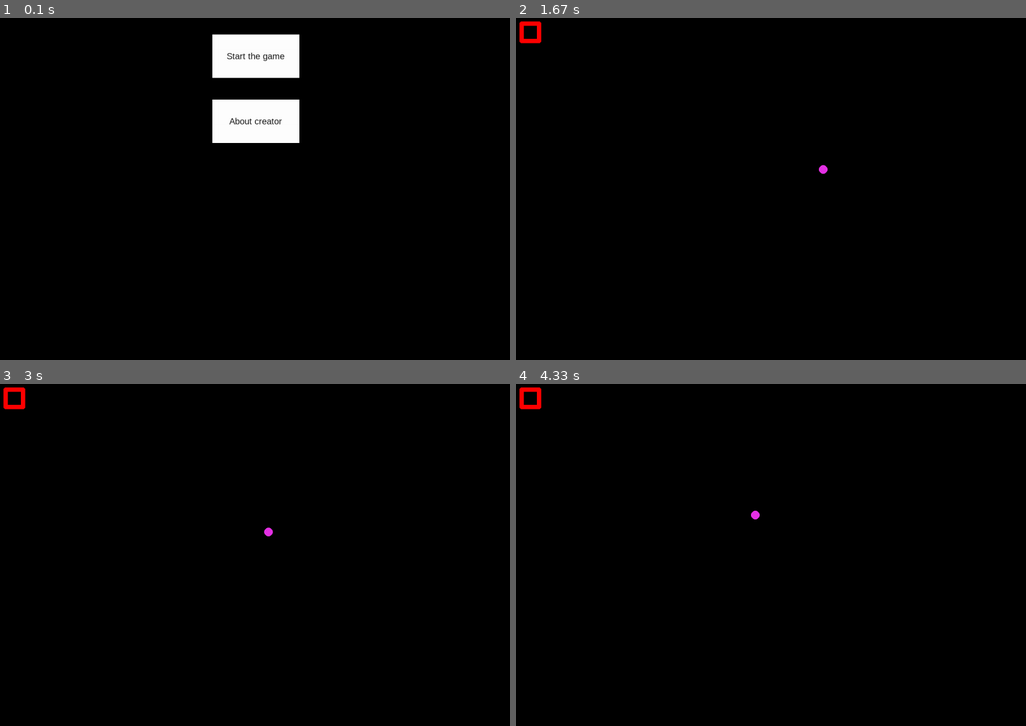
Above: before the commit, frames 1-4 (two rows, left to right).
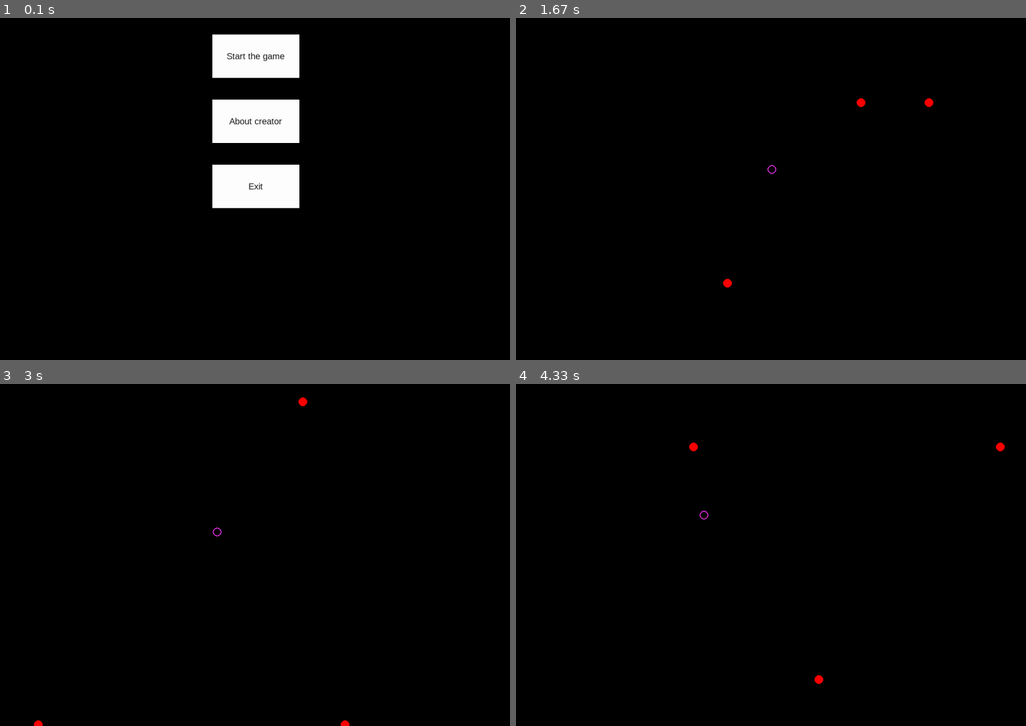
Above: after the commit, the same moments.

Repository: AldiyarGoesPython/game_in_pygame
Game: pygame game, started from main.py
Same seed, same stepped clock (60 frames per second), same inputs: the game is played once before the commit and once after it.
Inputs (mouse positions are in pixels of both pictures, inside the frame that each line leads up to):
- Up to frame 1 (0.1 s): no input
- Up to frame 2 (1.67 s): click (771, 55) at 0.38 s; hold Right 0.67-1.13 s; move the mouse to (750, 202) at 0.7 s; click (771, 55) at 1.22 s; hold Up from 1.5 s (still down)
- Up to frame 3 (3 s): release Up at 1.8 s; hold Right 1.83-2.3 s; hold Left 2.33-2.87 s; hold Down from 2.9 s (still down)
- Up to frame 4 (4.33 s): release Down at 3.2 s; hold Left 3.23-3.63 s; hold Up 3.67-4.03 s; hold Right from 4.07 s (still down)

The runs differ from the first frame. In frame 1, 2.2% of the frame differs, in the area x 41-59%, y 42-56%; in frame 2, 0.4%; in frame 3, 0.3%; in frame 4, 0.4%.

Commit message:
Update main.py

Diff:
--- a/main.py
+++ b/main.py
@@ -20,6 +20,15 @@
 font = pygame.font.SysFont('Arial', 20)
 
 
+class Bullet:
+    def __init__(self):
+        self.x = random.randint(0, 1200)
+        self.end = random.randint(0, 1200)
+        self.y = random.choice([0, 800])
+        self.change_y = (800 - 2*self.y)/200
+        self.change_x = (self.end - self.x)/200
+
+
 class Button():
     def __init__(self, x, y, width, height, buttonText='Button', onclickFunction=None, onePress=False):
         self.x = x
@@ -73,6 +82,7 @@
 check = False
 over = False
 
+
 def game():
     global over
     over = False
@@ -82,12 +92,20 @@
     rect = pygame.Rect(0, 0, 20, 20)
     rect.center = display.get_rect().center
     base_vel = 1.5
+    enemy_vel = 1
     vel_x = base_vel
     vel_y = base_vel
     max_vel = 4
     change = 0.02
     start_ticks = pygame.time.get_ticks()
-    kill = pygame.Rect(20, 20, 50, 50)
+    shoot = Bullet()
+    kill = pygame.Rect(shoot.x, shoot.y, 30, 30)
+    pygame.time.wait(20)
+    shoot1 = Bullet()
+    kill1 = pygame.Rect(shoot1.x, shoot1.y, 30, 30)
+    pygame.time.wait(20)
+    shoot2 = Bullet()
+    kill2 = pygame.Rect(shoot2.x, shoot2.y, 30, 30)
 
     while True:
         display.fill((0, 0, 0))
@@ -100,6 +118,7 @@
             base_vel += 0.5
             max_vel += 1
             change += 0.01
+            enemy_vel += 0.1
             start_ticks = pygame.time.get_ticks()
         keys = pygame.key.get_pressed()  # checking pressed keys
         rect.x += (keys[pygame.K_RIGHT] - keys[pygame.K_LEFT]) * vel_x
@@ -116,17 +135,33 @@
                 vel_y -= change
         rect.centerx = rect.centerx % display.get_width()
         rect.centery = rect.centery % display.get_height()
-        pygame.draw.rect(display, RED, kill, 10, 5)
-        pygame.draw.circle(display, PINK, rect.center, 10)
+        kill.x += shoot.change_x * enemy_vel
+        kill.y += shoot.change_y * enemy_vel
+        kill1.x += shoot1.change_x * enemy_vel
+        kill1.y += shoot1.change_y * enemy_vel
+        kill2.x += shoot2.change_x * enemy_vel
+        kill2.y += shoot2.change_y * enemy_vel
+        pygame.draw.circle(display, RED, kill.center, 10)
+        pygame.draw.circle(display, RED, kill1.center, 10)
+        pygame.draw.circle(display, RED, kill2.center, 10)
+        pygame.draw.circle(display, PINK, rect.center, 10, 2)
         pygame.display.update()
         clock.tick(fps)
         collide = rect.colliderect(kill)
+        if kill.y < 0 or kill.y > 800:
+            shoot = Bullet()
+            kill = pygame.Rect(shoot.x, shoot.y, 50, 50)
+        if kill1.y < 0 or kill1.y > 800:
+            shoot1 = Bullet()
+            kill1 = pygame.Rect(shoot1.x, shoot1.y, 50, 50)
+        if kill2.y < 0 or kill2.y > 800:
+            shoot2 = Bullet()
+            kill2 = pygame.Rect(shoot2.x, shoot2.y, 50, 50)
         if collide:
             over = True
             break
     start_button = Button(500, 50, 200, 100, 'Start the game', game, True)
     go_back_button = Button(500, 300, 200, 100, 'Back to menu', go_back, True)
-
 
 
 def draw_text(text, size, color, x, y):
@@ -140,9 +175,10 @@
 
 def color_change(color, dir):
     for i in range(3):
-        color[i] += col_spd*dir[i]
+        color[i] += col_spd * dir[i]
         if color[i] >= 255 or color[i] <= 0:
             dir[i] *= -1
+
 
 def about():
     objects.pop()
@@ -150,6 +186,8 @@
     go_back_button = Button(500, 300, 200, 100, 'Back to menu', go_back, True)
     global check
     check = True
+
+
 def go_back():
     global over
     over = False
@@ -158,6 +196,12 @@
     check = False
     creator_button = Button(500, 200, 200, 100, 'About creator', about, True)
     start_button = Button(500, 50, 200, 100, 'Start the game', game, True)
+    exitter = Button(500, 350, 200, 100, 'Exit', exit_button, True)
+
+
+def exit_button():
+    pygame.quit()
+    sys.exit()
 
 
 col_spd = 1
@@ -165,6 +209,7 @@
 def_col = [0, 128, 25]
 creator_button = Button(500, 200, 200, 100, 'About creator', about, True)
 start_button = Button(500, 50, 200, 100, 'Start the game', game, True)
+exitter = Button(500, 350, 200, 100, 'Exit', exit_button, True)
 
 while True:
     display.fill((0, 0, 0))
